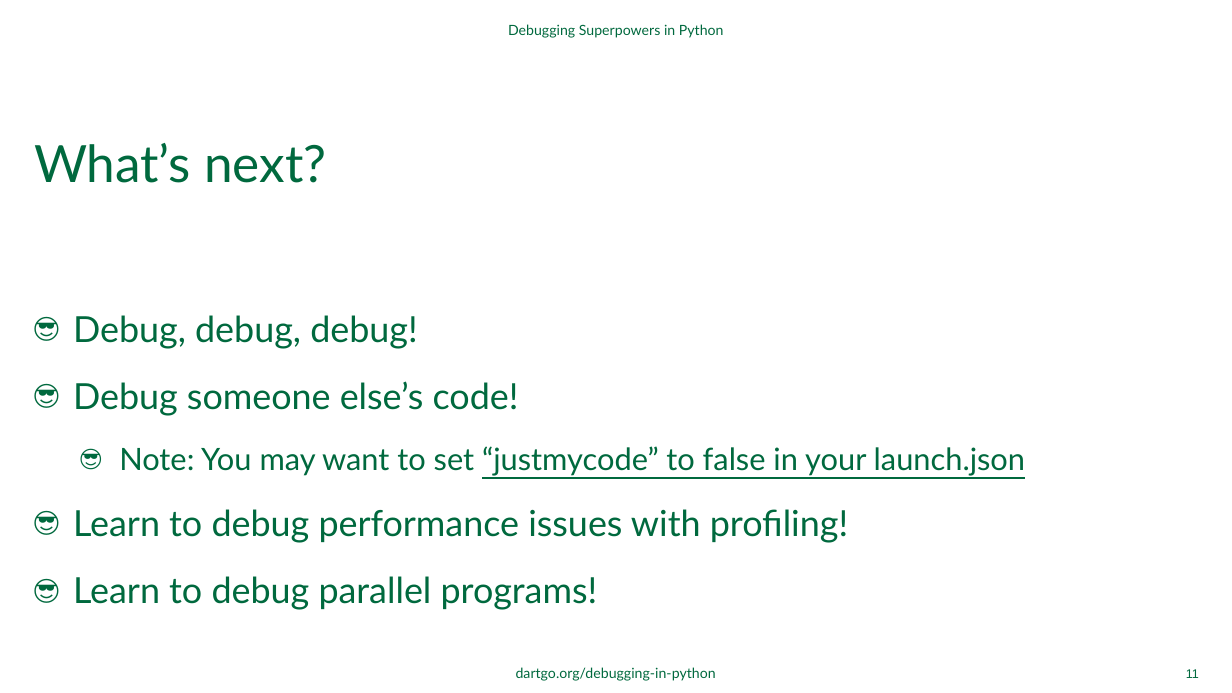
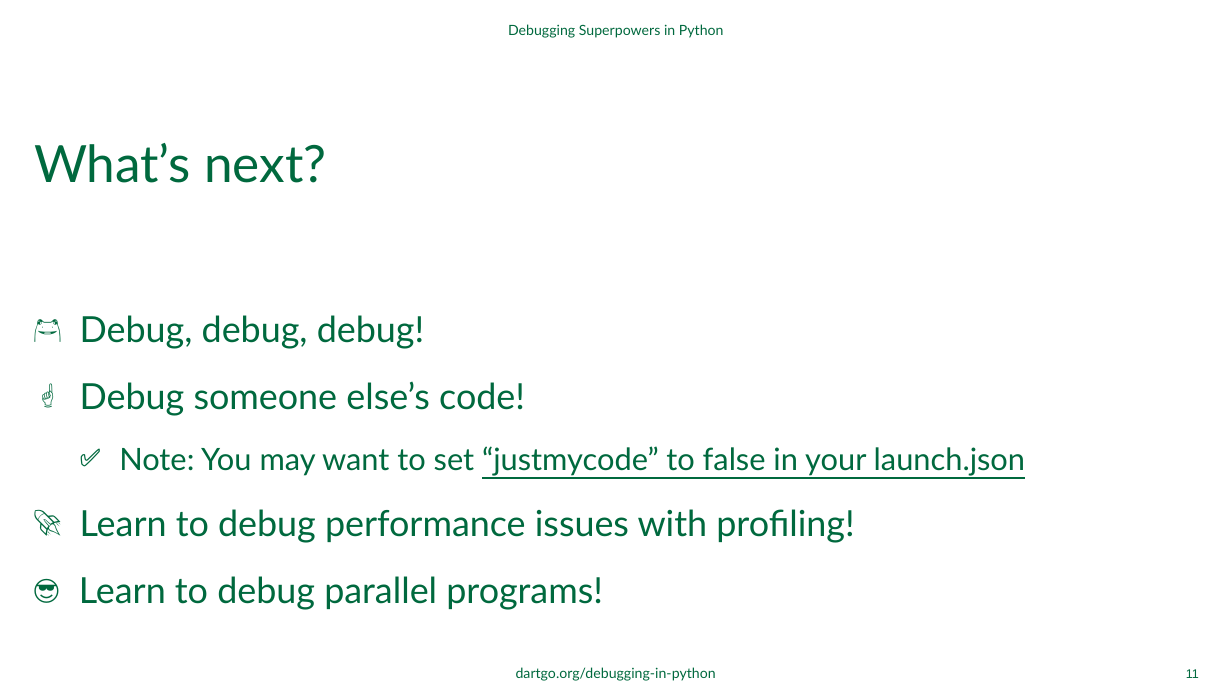
Before and after one commit to dartmouth/debugging-in-python, a slide deck: slide 11 of ppt/debugging-in-python.pptx. Drawn at 1232x693 pixels with LibreOffice and Linux fonts; fonts in the diff are those of the drawing; background and template pictures are left out. Boxes give left, top, right and bottom in pixels: in the first picture for what was removed or moved away, otherwise in the second. Text is boxed around its words. In the diff, an @@ line names an element or a change of style, - is before the commit and + after.

```diff
--- a/ppt/debugging-in-python.pptx
+++ b/ppt/debugging-in-python.pptx
@@ text "Debug, debug, debug!" at [79,315,1025,610]: bullet 😎 to 🐸; bullet 😎 to ☝️; bullet 😎 to ✅; bullet 😎 to 🚀; indent changed @@
```
Also in this commit, not shown: 3 other slides changed, 1 other file.
